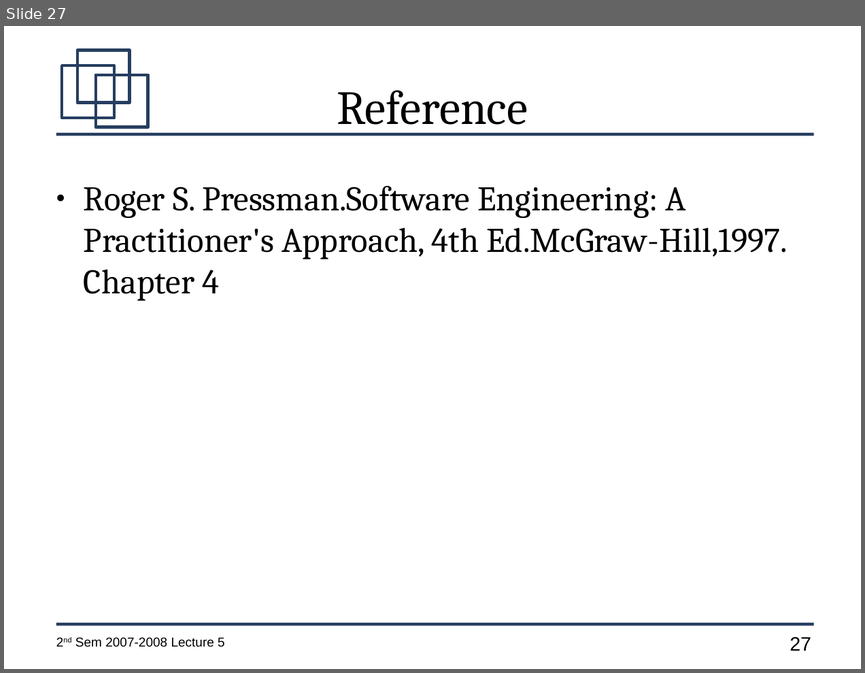
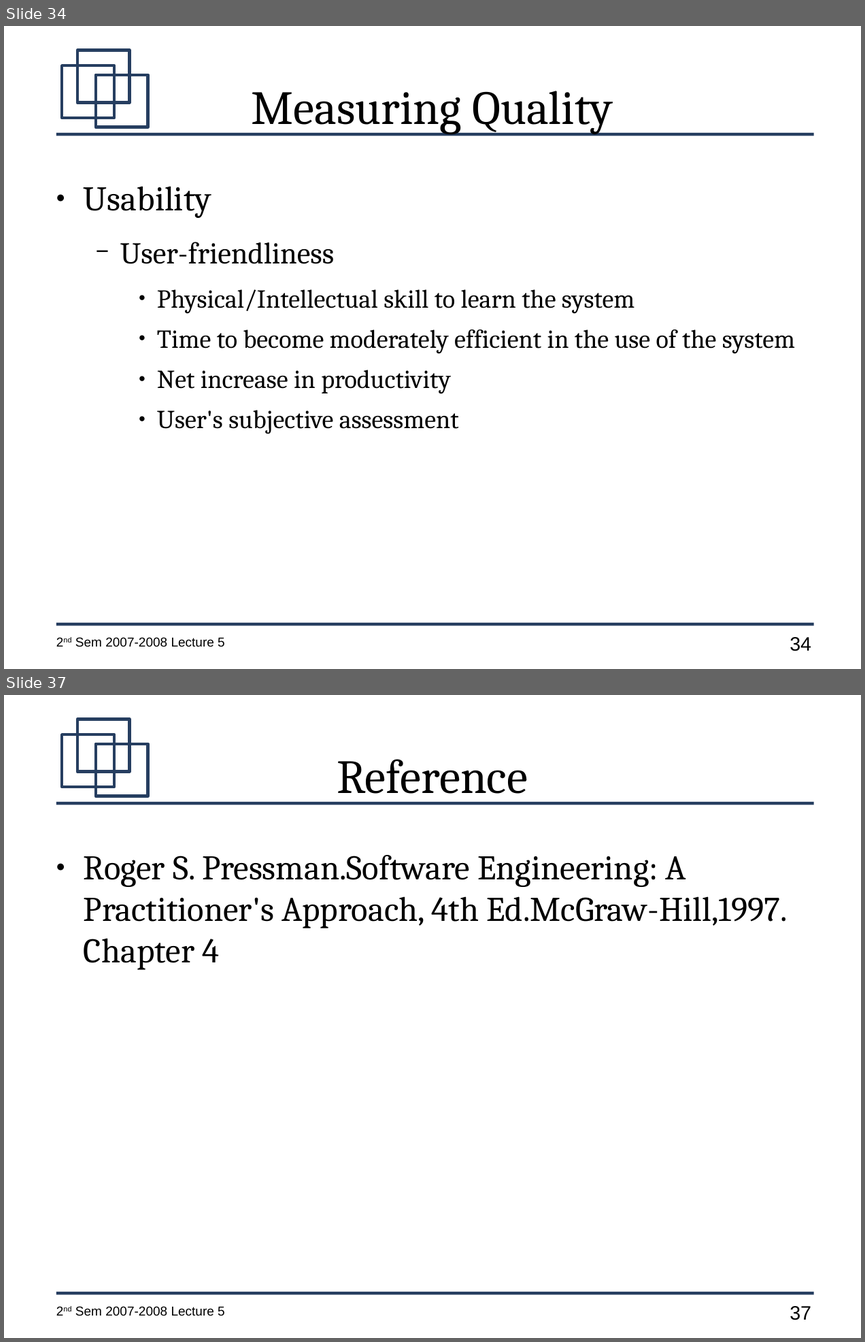
Before and after one commit to jachermocilla/jach-homepage, a slide deck: CMSC128-2nd-Sem-2007-L5.odp. Shown one above the other, each under a label of ours: slide 27 before the commit, slides 34 and 37 after it; the slides between them are not shown. The pictures are 865x673 and 865x1342 pixels, drawn with LibreOffice and Linux fonts; fonts in the diff are those of the drawing. Boxes give left, top, right and bottom in pixels: in the first picture for what was removed or moved away, otherwise in the second. Text is boxed around its words. In the diff, an @@ line names an element or a change of style, - is before the commit and + after.

```diff
--- a/CMSC128-2nd-Sem-2007-L5.odp
+++ b/CMSC128-2nd-Sem-2007-L5.odp
@@ slide 34 added at (4,26,861,669), background #FFFFFF; not listed: 7 template elements that a slide beside it also shows @@
@@ title added at (252,91,613,134), 44 pt, text #000000 @@
+Measuring Quality
@@ text added at (84,186,795,434), 24 pt, text #000000 @@
+● Usability
+  − User-friendliness
+    ● Physical/Intellectual skill to learn the system
+    ● Time to become moderately efficient in the use of the system
+    ● Net increase in productivity
+    ● User's subjective assessment
@@ what was slide 27 is now slide 37 @@
@@ page number at (789,1306,811,1320): text changed @@
-27
+37
```
Also in this commit, not shown: 3 slides changed, 10 other slides added, 1 slide removed.
